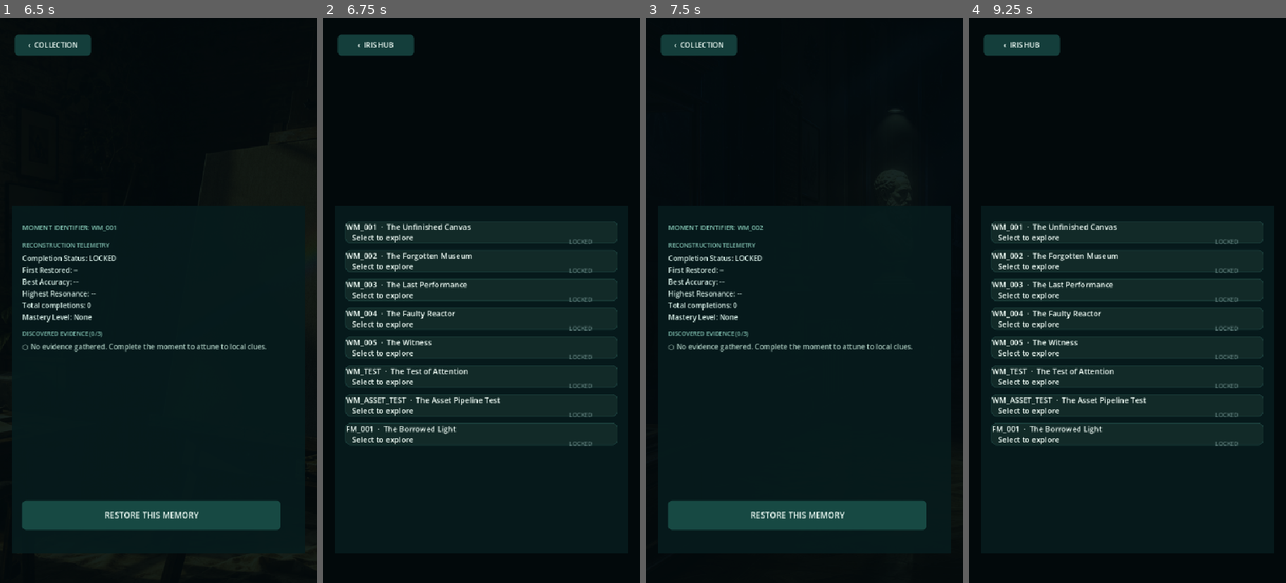
Above: before the commit, frames 1-4 (left to right).
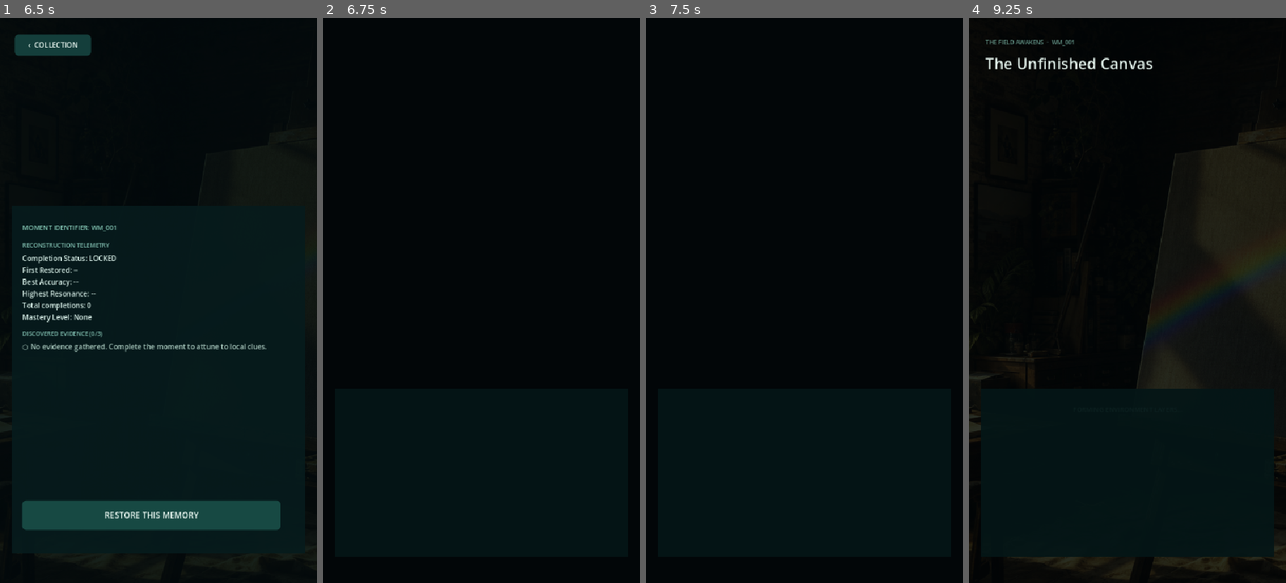
Above: after the commit, the same moments.

Repository: ITTYBITTYBITES/2SW-REIMAGINED
Game: Godot game, scene res://scenes/Application.tscn
Two runs of this game, one before a commit and one after it. Both use one fixed random seed, a clock stepped at 60 frames per second and the inputs below.
Inputs (mouse positions are in pixels of both pictures, inside the frame that each line leads up to):
- Up to frame 1 (6.5 s): tap Enter at 0.5 s; drag from (158, 300) to (190, 176) at 0.52 s; drag from (158, 300) to (142, 413) at 1.27 s; click "REST WITH IRIS" at 2 s; move the mouse to (190, 176) at 2.77 s; click (190, 176) at 2.92 s; click "OPEN ARCHIVE" at 3.5 s; click "‹ IRIS HUB" at 4.25 s; click "WM_001 · The Unfinished Canva…" at 5 s; click "‹ COLLECTION" at 5.75 s
- Up to frame 2 (6.75 s): click "RESTORE THIS MEMORY" at 6.5 s
- Up to frame 3 (7.5 s): click (804, 260) at 7.25 s, where only the run before the commit has a clickable "WM_002 · The Forgotten Museum…"
- Up to frame 4 (9.25 s): click (1022, 46) at 8 s, where only the run before the commit has a clickable "‹ COLLECTION"; click (1121, 515) at 8.75 s, where only the run before the commit has a clickable "RESTORE THIS MEMORY"

Frame 1 is identical in both runs. In frame 2, 23% of the frame differs, in the area x 4-93%, y 2-76%; in frame 3, 7.7%; in frame 4, 25%, in the area x 0-100%, y 2-100%.
Error before the commit: Parse Error: Static function "has_use_accumulator()" not found in base "GDScriptNativeClass". (res://scripts/iris/IrisHapticConsumer.gd:62)

Commit message:
feat: complete Witness Moment quality validation pass and compile fixes (Mission 038)

Diff:
--- a/the_iris/content/witness/wm_003.json
+++ b/the_iris/content/witness/wm_003.json
@@ -27,7 +27,7 @@
   "capture_window": {
     "start_time": 0.85,
     "end_time": 1.30,
-    "hold_duration": 0.35,
+    "hold_duration": 0.30,
     "guidance_text": "HOLD WHEN THE CASE LATCH ENCOUNTERS PRESSURE.",
     "success_text": "Timeline isolated: case opened before performer arrives."
   },
--- a/the_iris/content/witness/wm_005.json
+++ b/the_iris/content/witness/wm_005.json
@@ -20,7 +20,7 @@
   "observation_duration": 2.0,
   "anomaly_definition": {
     "location": {"x": 250.0, "y": 450.0},
-    "size": {"x": 130.0, "y": 130.0},
+    "size": {"x": 140.0, "y": 140.0},
     "misstep_text": "Not there. Watch the center lens, not the borders.",
     "success_text": "Attention loop identified. The reflection moves before the observer."
   },
--- a/the_iris/scripts/iris/IrisHapticConsumer.gd
+++ b/the_iris/scripts/iris/IrisHapticConsumer.gd
@@ -58,6 +58,5 @@
 			_os_vibrate(80)
 
 static func _os_vibrate(duration_ms: int) -> void:
-	# Platform-safe conditional call: uses Godot's Input haptic triggers on supported devices
-	if Input.has_use_accumulator(): # Check for hardware or standard input layer
-		Input.vibrate_handheld(duration_ms)
+	# Platform-safe call: vibrates handheld if supported (e.g. mobile), ignored on desktop
+	Input.vibrate_handheld(duration_ms)
--- a/the_iris/scripts/witness/WitnessAssetResolver.gd
+++ b/the_iris/scripts/witness/WitnessAssetResolver.gd
@@ -33,7 +33,7 @@
 	if not clean_hex.begins_with("#"):
 		clean_hex = "#" + clean_hex
 
-	if Color.html_isValid(clean_hex):
+	if clean_hex.is_valid_html_color():
 		return Color.from_string(clean_hex, fallback)
 
 	return fallback
--- a/the_iris/scripts/witness/WitnessMomentDefinition.gd
+++ b/the_iris/scripts/witness/WitnessMomentDefinition.gd
@@ -83,7 +83,7 @@
 	if raw_nodes is Array:
 		for node in raw_nodes:
 			if node is Dictionary:
-				var clean_node := node.duplicate(true)
+				var clean_node: Dictionary = node.duplicate(true)
 				# Extend evidence node definitions with custom visual assets/effects
 				clean_node["asset_reference"] = str(clean_node.get("asset_reference", ""))
 				clean_node["visual_effect"] = str(clean_node.get("visual_effect", "default"))
Not shown, added: CHAPTER_001_PLAYER_TEST_AUDIT.md
Not shown, added: WITNESS_MOMENT_QUALITY_REPORT.md
Not shown, added: WITNESS_MOMENT_QUALITY_VALIDATION.md
